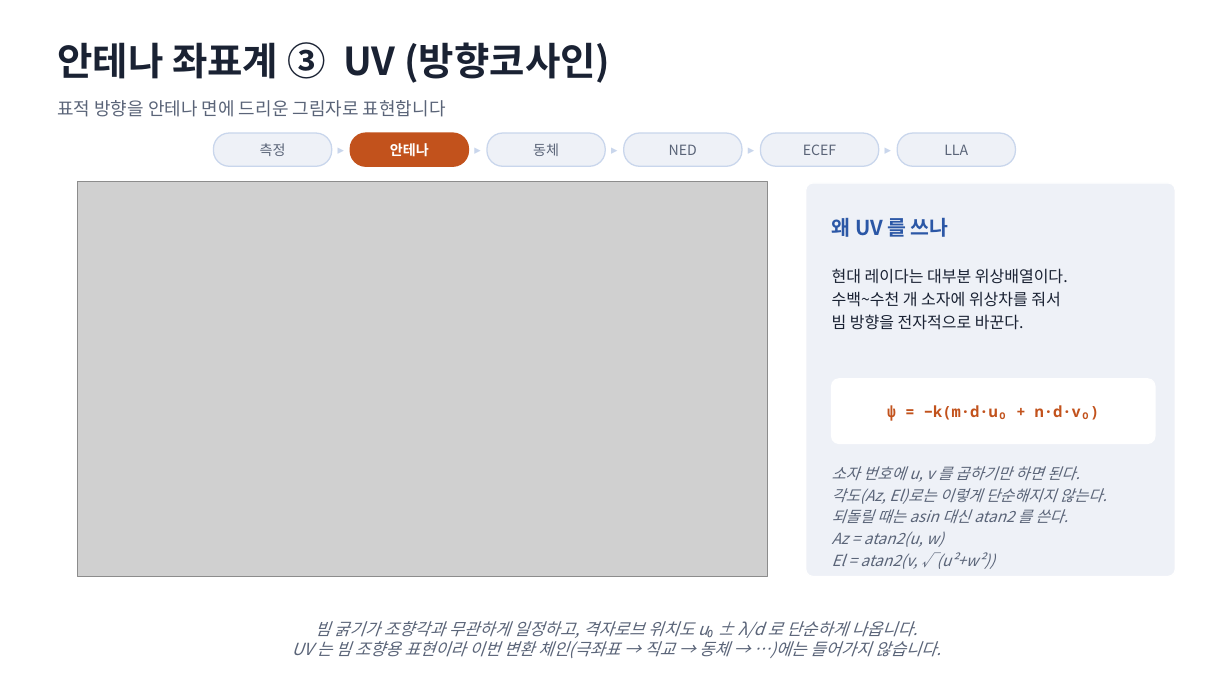
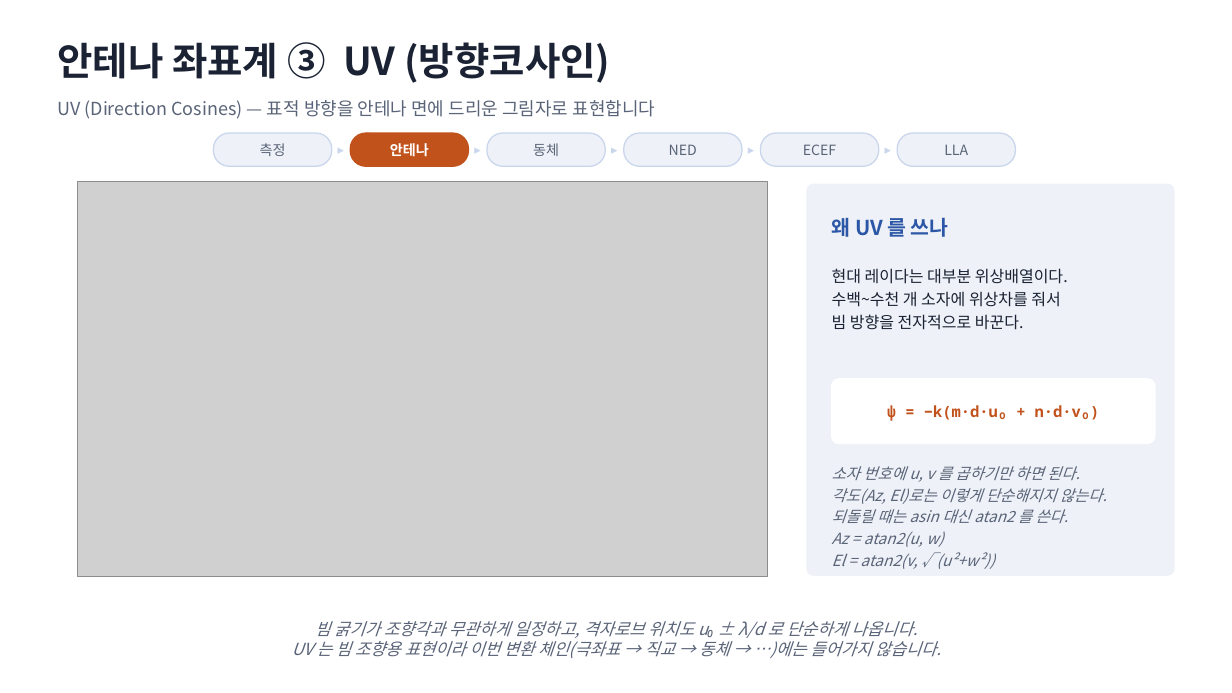
Before and after one commit to harley-hwan/IpcProc, a slide deck: slide 12 of Part2_CoordFrames/ref/산출물/Chapter2_coordinate_systems.pptx. Drawn at 1232x693 pixels with LibreOffice and Linux fonts; fonts in the diff are those of the drawing; grey boxes stand for pictures. Boxes give left, top, right and bottom in pixels: in the first picture for what was removed or moved away, otherwise in the second. Text is boxed around its words. In the diff, an @@ line names an element or a change of style, - is before the commit and + after.

```diff
--- a/Part2_CoordFrames/ref/산출물/Chapter2_coordinate_systems.pptx
+++ b/Part2_CoordFrames/ref/산출물/Chapter2_coordinate_systems.pptx
@@ text at (57,100,656,119): text changed @@
-표적 방향을 안테나 면에 드리운 그림자로 표현합니다
+UV (Direction Cosines) — 표적 방향을 안테나 면에 드리운 그림자로 표현합니다
```
Also in this commit, not shown: 8 other slides changed, 7 other files.
